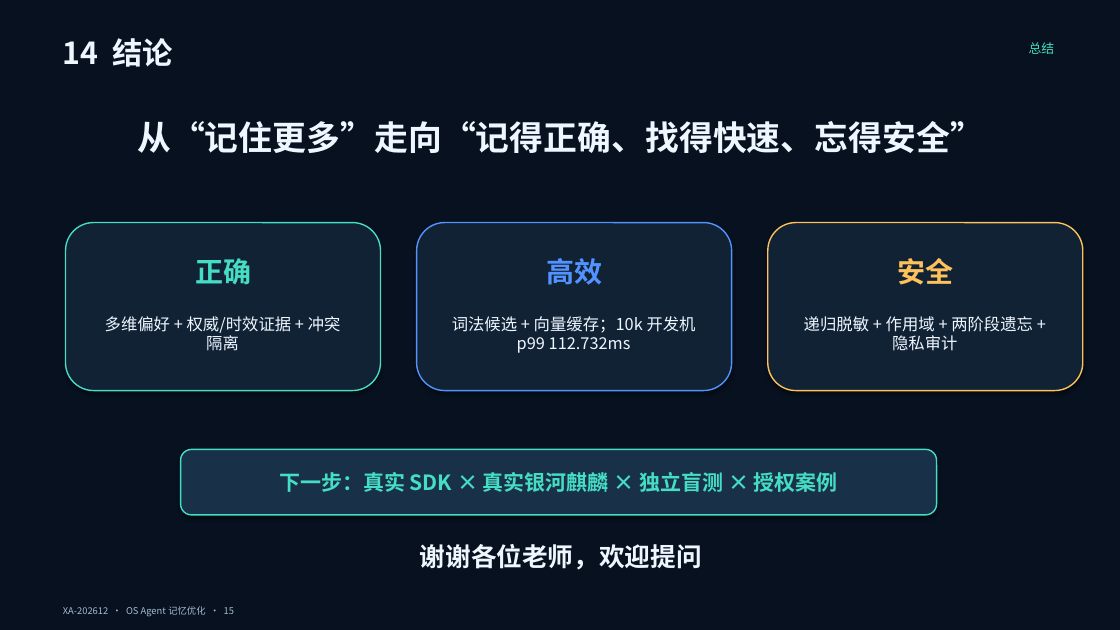
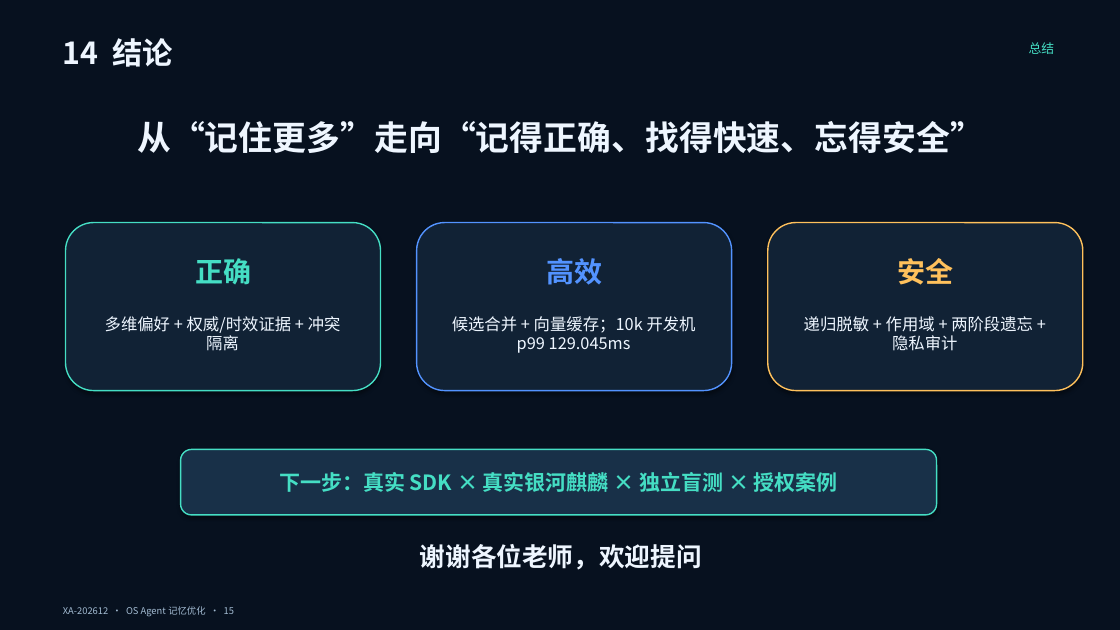
Before and after one commit to chanehwibo/tiaobei, a slide deck: slide 15 of deliverables/ppt/OS_Agent_记忆优化_答辩稿.pptx. Drawn at 1120x630 pixels with LibreOffice and Linux fonts; fonts in the diff are those of the drawing. Boxes give left, top, right and bottom in pixels: in the first picture for what was removed or moved away, otherwise in the second. Text is boxed around its words. In the diff, an @@ line names an element or a change of style, - is before the commit and + after.

```diff
--- a/deliverables/ppt/OS_Agent_记忆优化_答辩稿.pptx
+++ b/deliverables/ppt/OS_Agent_记忆优化_答辩稿.pptx
@@ text at (452,316,696,353): text changed @@
-词法候选 + 向量缓存；10k 开发机 p99 112.732ms
+候选合并 + 向量缓存；10k 开发机 p99 129.045ms
```
Also in this commit, not shown: 6 other slides changed, 42 other files.
